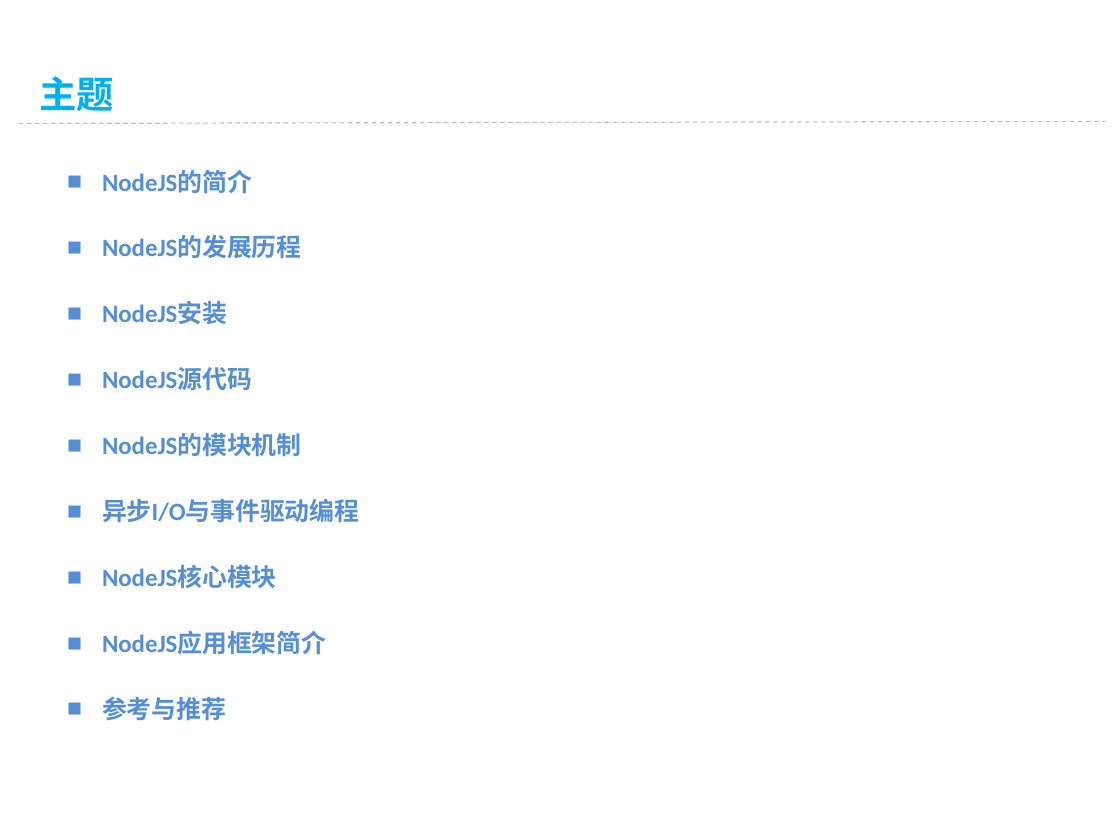
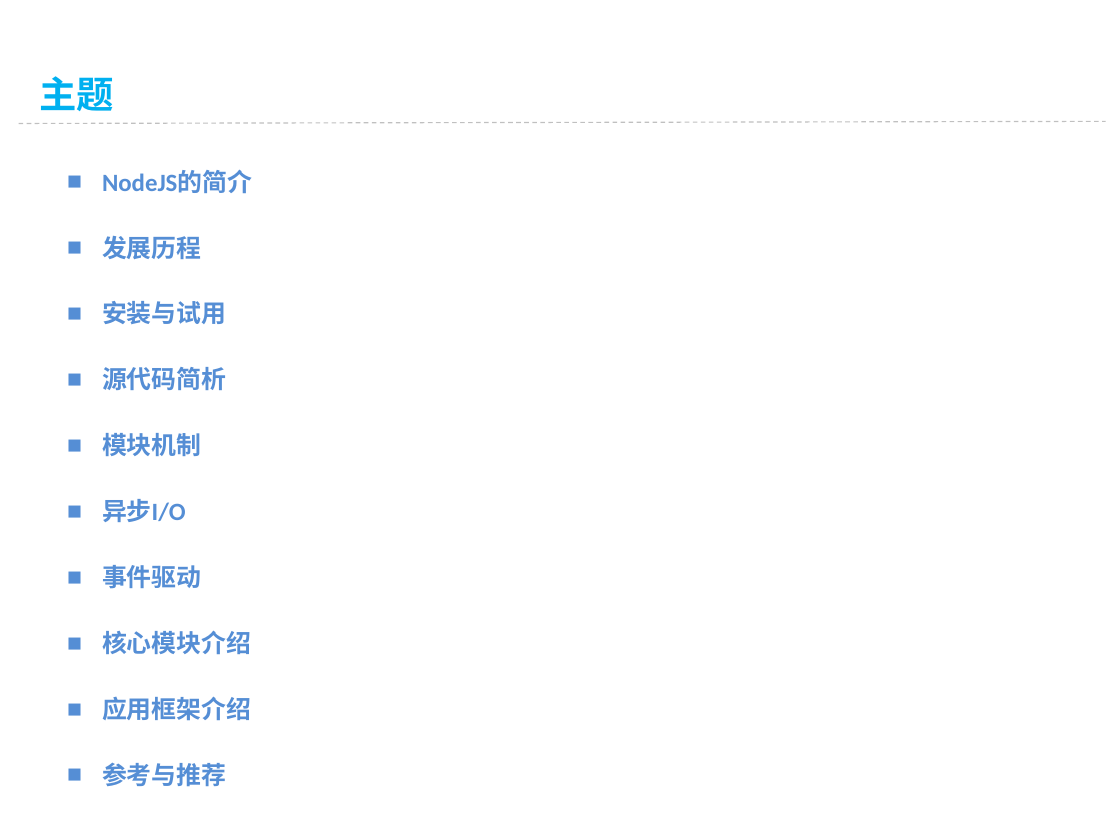
Before and after one commit to vaik/Documents, a slide deck: slide 2 of 我的分享/NodeJS基础概念理解.ppt. Drawn at 1120x840 pixels with LibreOffice and Linux fonts; fonts in the diff are those of the drawing; background and template pictures are left out. Boxes give left, top, right and bottom in pixels: in the first picture for what was removed or moved away, otherwise in the second. Text is boxed around its words. In the diff, an @@ line names an element or a change of style, - is before the commit and + after.

```diff
--- a/我的分享/NodeJS基础概念理解.ppt
+++ b/我的分享/NodeJS基础概念理解.ppt
@@ text at (102,236,251,721): text changed @@
-■ NodeJS的发展历程
-■ NodeJS安装
-■ NodeJS源代码
-■ NodeJS的模块机制
-■ 异步I/O与事件驱动编程
-■ NodeJS核心模块
-■ NodeJS应用框架简介
+■ 发展历程
+■ 安装与试用
+■ 源代码简析
+■ 模块机制
+■ 异步I/O
+■ 事件驱动
+■ 核心模块介绍
+■ 应用框架介绍
```
Also in this commit, not shown: 1 other slide changed.
